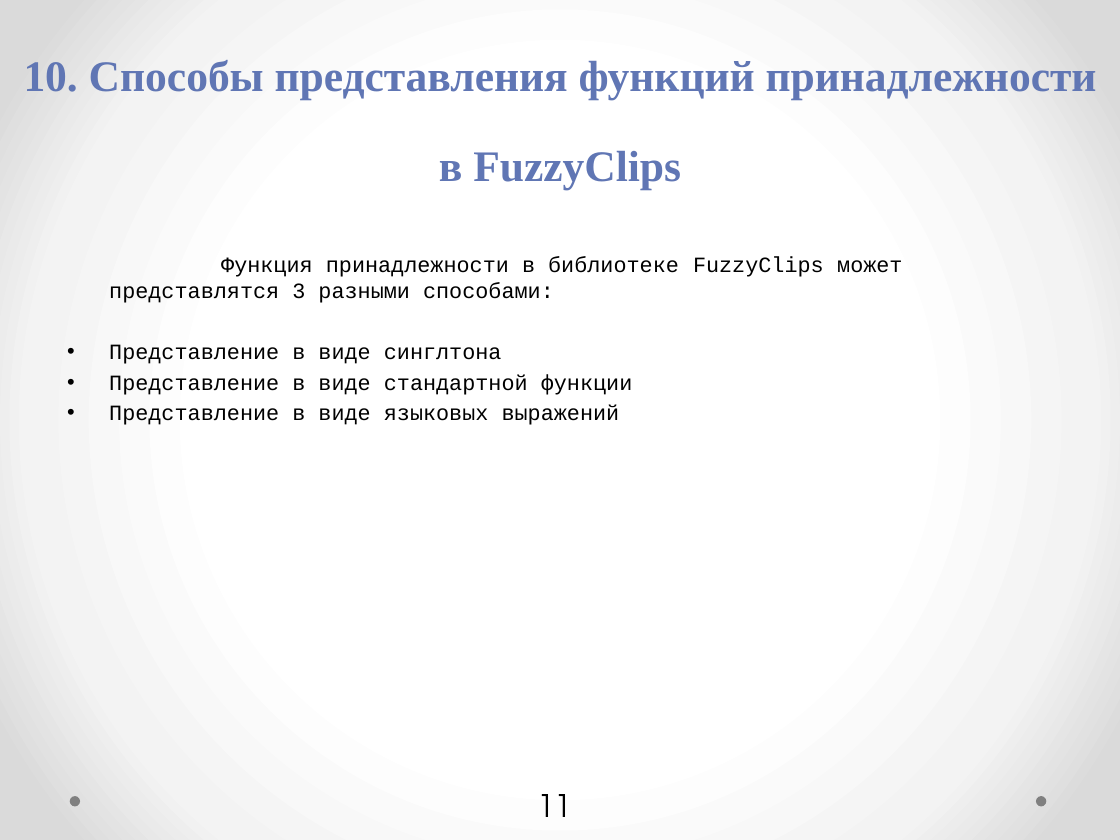
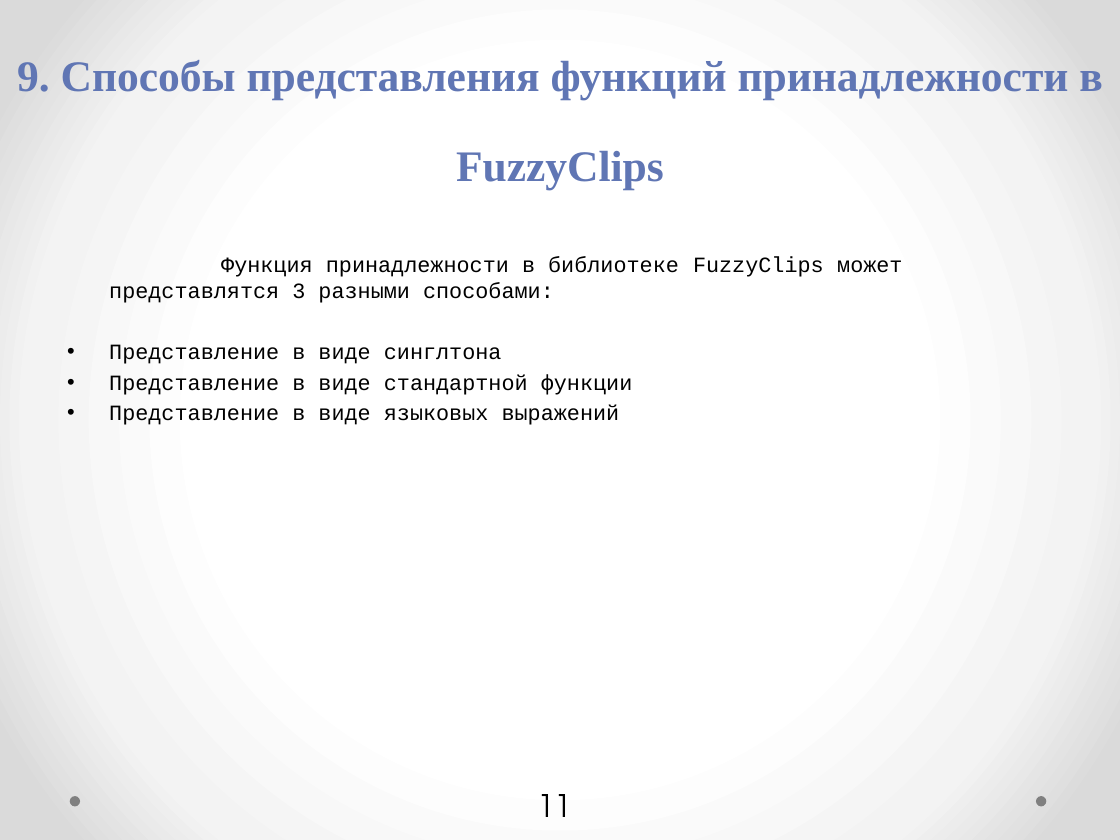
Before and after one commit to petr-r94/ResearchDocsPack, a slide deck: slide 11 of FuzzyCLIPS_End_release.pptx. Drawn at 1120x840 pixels with LibreOffice and Linux fonts; fonts in the diff are those of the drawing. Boxes give left, top, right and bottom in pixels: in the first picture for what was removed or moved away, otherwise in the second. Text is boxed around its words. In the diff, an @@ line names an element or a change of style, - is before the commit and + after.

```diff
--- a/FuzzyCLIPS_End_release.pptx
+++ b/FuzzyCLIPS_End_release.pptx
@@ title at (17,60,1103,190): text changed @@
-10. Способы представления функций принадлежности в FuzzyClips
+9. Способы представления функций принадлежности в FuzzyClips
```
Also in this commit, not shown: 16 other slides changed, 1 other file.
